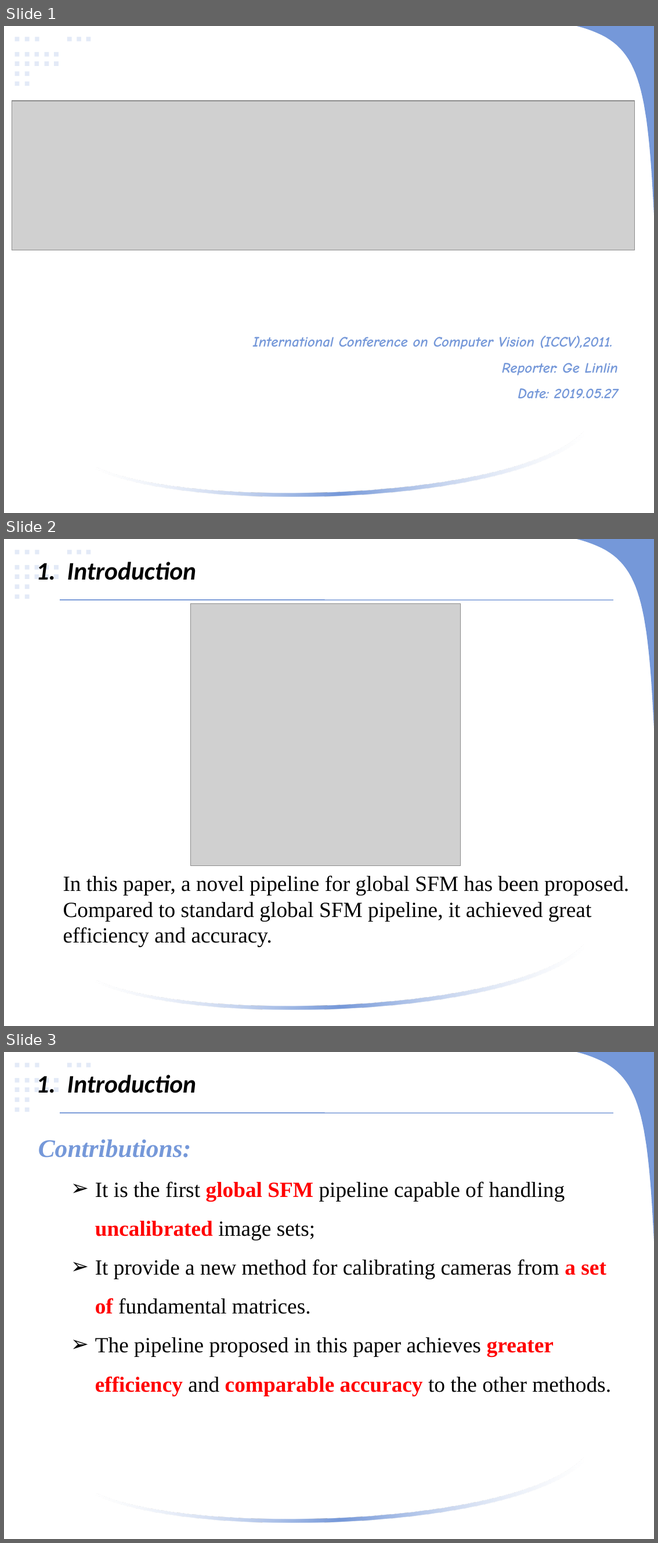
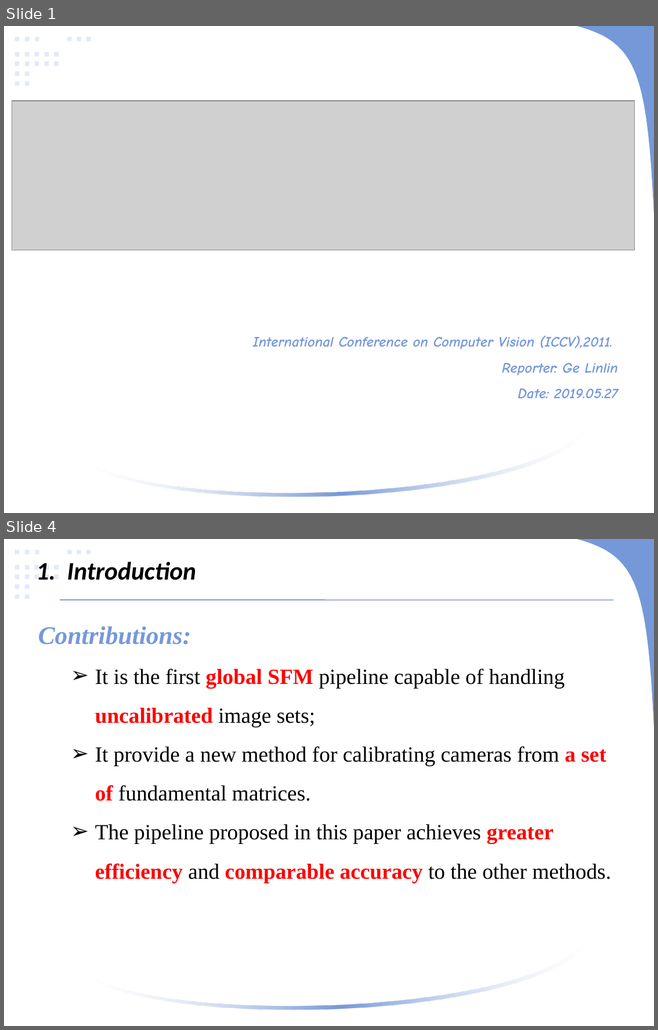
Before and after one commit to linlinge/monday-speech, a slide deck: 2019.03.25 ICCV 2015, Optimizing the Viewing Graph for Structure-from-Motion.pptx. Shown one above the other, each under a label of ours: slides 1, 2 and 3 before the commit, slides 1 and 4 after it; the slides between them are not shown. The pictures are 658x1543 and 658x1030 pixels, drawn with LibreOffice and Linux fonts; fonts in the diff are those of the drawing; grey boxes stand for pictures. Boxes give left, top, right and bottom in pixels: in the first picture for what was removed or moved away, otherwise in the second. Text is boxed around its words. In the diff, an @@ line names an element or a change of style, - is before the commit and + after.

```diff
--- a/2019.03.25 ICCV 2015, Optimizing the Viewing Graph for Structure-from-Motion.pptx
+++ b/2019.03.25 ICCV 2015, Optimizing the Viewing Graph for Structure-from-Motion.pptx
@@ slide 2 removed at (x1=4, y1=539, x2=654, y2=1026), background #00B050; not listed: 23 template elements that a slide beside it also shows @@
@@ text removed at (x1=36, y1=562, x2=197, y2=580) @@
-1. Introduction
@@ line removed from (60, 600) to (614, 600) @@
@@ picture removed at (x1=190, y1=603, x2=460, y2=866) @@
@@ text removed at (x1=63, y1=875, x2=629, y2=947) @@
-In this paper, a novel pipeline for global SFM has been proposed. Compared to standard global SFM pipeline, it achieved great efficiency and accuracy.
@@ what was slide 3 is now slide 4 @@
```
Also in this commit, not shown: 4 slides changed, 2 slides added, 1 other file.
